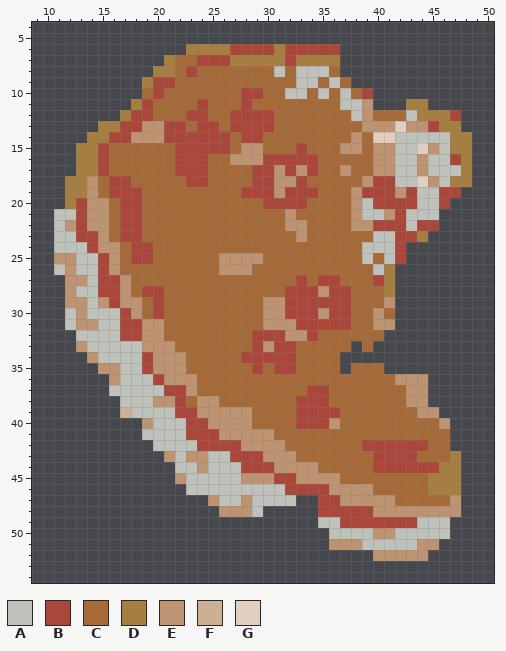
File history of a sprite sheet, projects/project3/assets/images/badMeat.png. The first picture shows the starting point.
The file is 140x140 pixels, drawn in blocks of 2x2; one block is one cell here. Shown: x 9..50, y 4..54.
Palette (. is transparent): A #bec2ba  B #ab463a  C #a66a39  D #a67f40  E #bd9371  F #ccb093  G #e0cfbf
Pixels before, first column x 11:
 6 ............DDDDBBBBDBBBBB............
 7 ..........DCCBBBDDDDDBDDDD............
 8 .........DDCBCCCCCCCACAAAC............
 9 ........DBBCCCCCCCCCCCAACAC...........
10 ........CBCCCCCCCBBCCAACACACB.........
11 .......DBCCCCBCCCBCCCCCCCCAAE...DD....
12 ......DBBCCCBBCCBBBBCCCCCCCAECCCADDDB.
13 ....DDBBEEBBCBBCBBBBCCCCCCCCEEEGEEBDD.
14 ...DDBBEEEBBBBBBCBBCCCCCCCCECGGAAAAADD
15 ..DDBCCCCCCBBBBBCEECCCBCCCEECEEAAGEADD
16 ..DDBCCCCCCBBBCCEEEBBBBBCCCCCEEAAEAABD
17 ..DDBCCCCCCBBBCCCCBBEBEBCCECCEEAAEAAAD
18 .DDECBBCCCCCBBCCCCBBEEBCCCCCEBBAAGEADD
19 .DDECBBBCCCCCCCCCBBBEBBBCCCEBBBEBAABB.
20 .DBEECBBCCCCCCCCCCCBBBBCCCCEABBBBAAB..
21 AABEECBBCCCCCCCCCCCCCECCCCCEAAEBAAA...
22 AEBEECBBCCCCCCCCCCCCCEECCCCEEBBBABB...
23 AABBECBBCCCCCCCCCCCCCCECCCCCCAABBD....
24 AAABEECBBCCCCCCCCCCCCCCCCCCCAAAB......
25 EEAABECBBCCCCCCEEEECCCCCCCCCACAB......
26 AEAABECCCCCCCCCEEECCCCCCCCCCCAD.......
27 .EEABBECCCCCCCCCCCCCCCBCBBCCCBD.......
28 .EAABBECBBCCCCCCCCCCCBBBEBBCCCD.......
29 .EEAEBEECBCCCCCCCCCEEBBBBBBCCCE.......
30 .AEAAABECBCCCCCCCCCEEBBBEBBCCEC.......
31 .AEEAABBEECCCCCCCCCEEEBBBBBCCEE.......
32 ..AAAABBEECCCCCCCCBBBEEBCCCCCC........
33 ..EAAAAAEEECCCCCCCBEBBCCCCC.C.........
34 ...EAAAABEEECCCCCBBBBBCCCC............
35 ....EEAABEEECCCCCCBCBBCCCC.CCC........
36 .....EAAABEEECCCCCCCCCCCCCCCCCCEEE....
37 .....AAAAABBECCCCCCCCCCBBCCCCCCCEE....
38 ......AAAEEBCEECCCCCCCBBBCCCCCCCEE....
39 ......FAAAABBEEEEECCCCBBBBCCCCCCCEE...
40 ........EAAABBEEEECCCCBBBECCCCCCCCCE..
41 ........AAAABBBEEEEECCCCCCCCCCCCCCCC..
42 .........AAAABBBBEEEECCCCCCCBBBBBBCC..
43 ..........EAEEAABBBEEECCCCCCCBBBBCCCD.
44 ...........AAEAAABBBEEEECCCCCBBBBBBDD.
45 ...........EAAAAAEEEBBEEEECCCCCCCCDDD.
46 ............AAAAAAAAABBBBEEEECCCCCDDD.
47 ..............EAAEAAAA..BBEEEEECCCCCE.
48 ...............EEEA.....BBBBBEEEEEEEE.
49 ........................AABBBBBBBAAA..
50 .........................AAAAEEAAAAA..
51 .........................EEEAAAAAEE...
52 .............................EEEEE....
New version:
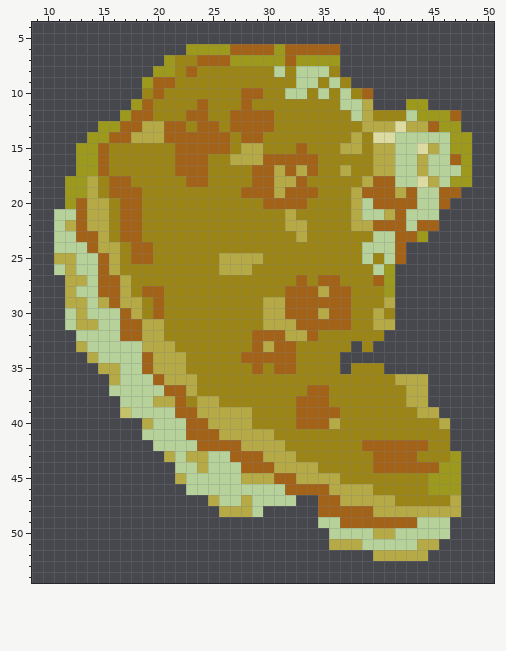
The edit:
colour A: #bec2ba -> #b6d19a
colour B: #ab463a -> #a26218
colour C: #a66a39 -> #9c8517
colour D: #a67f40 -> #9c991c
colour E: #bd9371 -> #b5aa45
colour F: #ccb093 -> #c5c269
colour G: #e0cfbf -> #dcdba1
Boxes around the changes in both pictures, in picture pixels (x1, y1, x2, y2):
changed: (54, 44, 472, 561)
